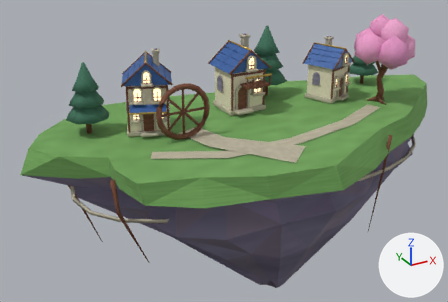
The glTF model public/assets/models/environment/sky-hamlet.glb: old version first, new version second.
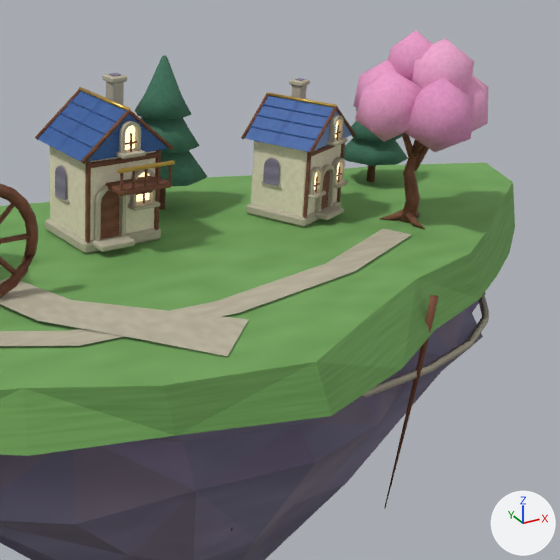
There are two pictures of each version: one whole from a camera (50 mm lens) standing at (-11.35, -18.25, 8.11) and looking at (-1.01, 0.55, -1.3), one close up on the part from 43% to 100% of the width and 0% to 85% of the height. Every picture has the same lights, and +X, +Y and +Z are marked at lower right. The older version's two pictures come first. Vertices at exactly the same position are counted once.

The first close-up shows 'sky-hamlet'.
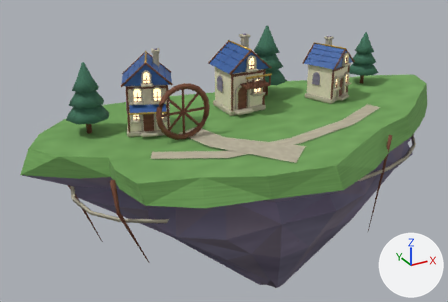
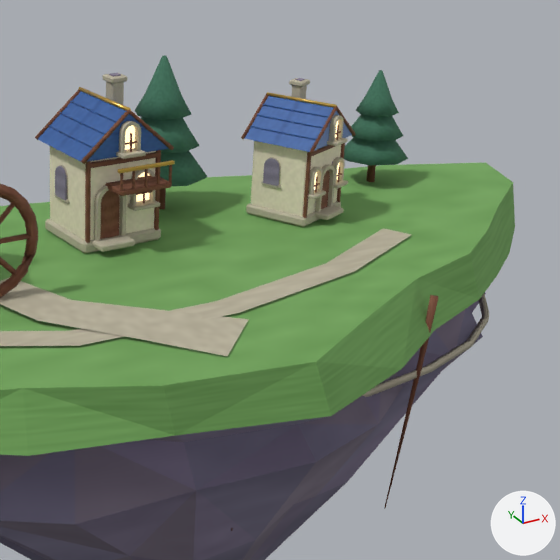
What changed in the scene script:
```text
Change me_hamlet_fractured_cliff_001:
    used by ob_sky_hamlet; location = (0.0, 0.0, 0.0)
    remove me_hamlet_fractured_cliff_001.from_pydata(...)  # 4222 vertices, 7592 faces; spans x -8.4..9.3, y -5.0..4.0, z -7.0..3.4
    add me_hamlet_fractured_cliff_001.from_pydata(...)  # 4034 vertices, 7276 faces; spans x -8.4..9.3, y -5.0..4.0, z -7.0..2.9
    me_hamlet_fractured_cliff_001 part 1: 15 loose pieces with 188 vertices, spanning x 4.0..6.5, y -2.0..0.2, z 0.0..3.4, are deleted
    remove me_hamlet_fractured_cliff_001.materials.append(mat_sakura_blossom_clusters)
```

What differs and where, as boxes [x1, y1, x2, y2] in the close-ups (560 x 560 px):
'sky-hamlet', reshaped
    before: [0, 30, 515, 560]
    after: [0, 55, 515, 560]
part 1 of me_hamlet_fractured_cliff_001, deleted (pink)
    before: [354, 30, 489, 229]
